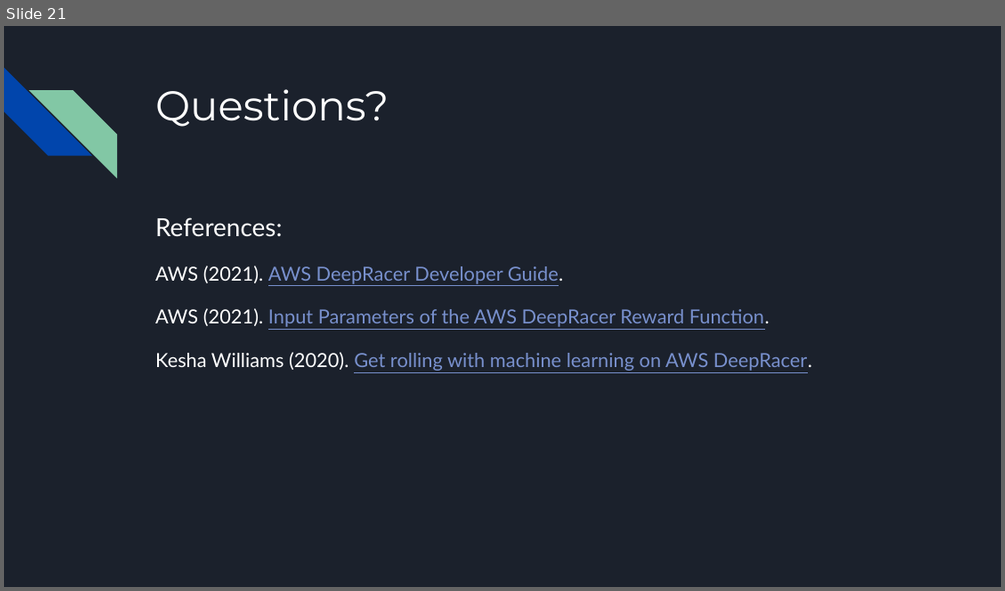
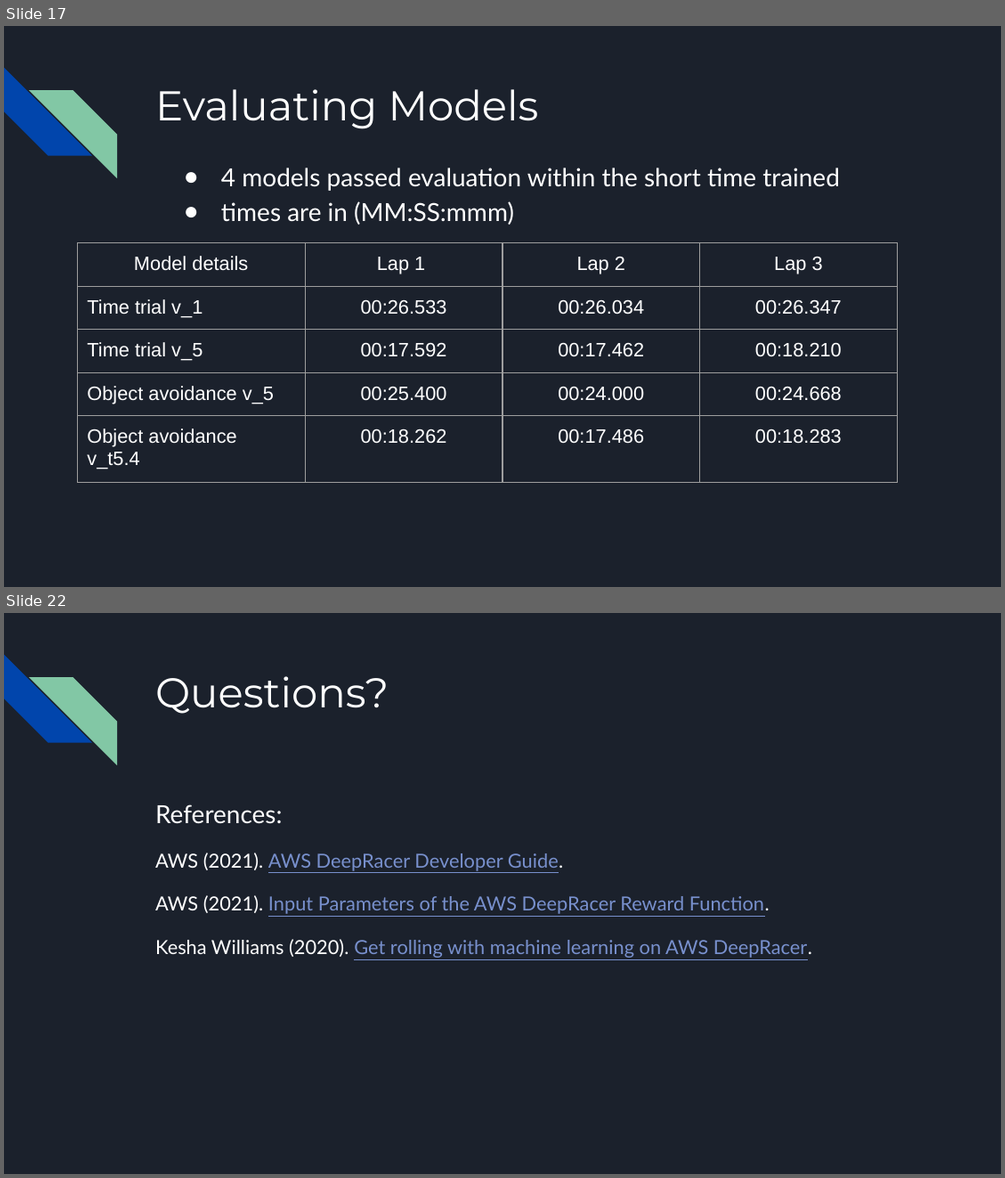
Before and after one commit to JasonCaldwellMBA/AWS_DeepRacer-Object_Avoidance, a slide deck: AWS DeepRacer Presentation.pptx. Shown one above the other, each under a label of ours: slide 21 before the commit, slides 17 and 22 after it; the slides between them are not shown. The pictures are 1005x591 and 1005x1178 pixels, drawn with LibreOffice and Linux fonts; fonts in the diff are those of the drawing. Boxes give left, top, right and bottom in pixels: in the first picture for what was removed or moved away, otherwise in the second. Text is boxed around its words. In the diff, an @@ line names an element or a change of style, - is before the commit and + after.

```diff
--- a/AWS DeepRacer Presentation.pptx
+++ b/AWS DeepRacer Presentation.pptx
@@ slide 17 added at <box>4,26,1001,587</box>, background #1B212C; not listed: 2 template elements that a slide beside it also shows @@
@@ title added at <box>155,89,539,129</box>, 30 pt, text #FFFFFF @@
+Evaluating Models
@@ text added at <box>221,168,840,224</box>, 18 pt, text #FFFFFF @@
+● 4 models passed evaluation within the short time trained
+● times are in (MM:SS:mmm)
@@ table added at <box>77,243,898,571</box>, 5 rows, 4 columns @@
+Model details | Lap 1 | Lap 2 | Lap 3
+Time trial v_1 | 00:26.533 | 00:26.034 | 00:26.347
+Time trial v_5 | 00:17.592 | 00:17.462 | 00:18.210
+Object avoidance v_5 | 00:25.400 | 00:24.000 | 00:24.668
+Object avoidance v_t5.4 | 00:18.262 | 00:17.486 | 00:18.283
@@ what was slide 21 is now slide 22 @@
```
Also in this commit, not shown: 11 slides changed, 2 other slides added, 2 slides removed, 1 other file.
